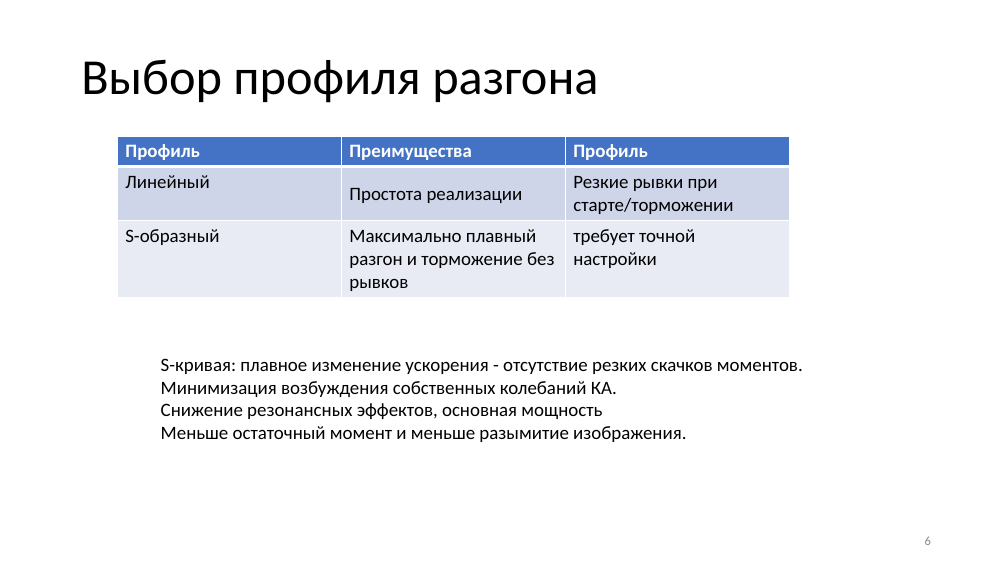
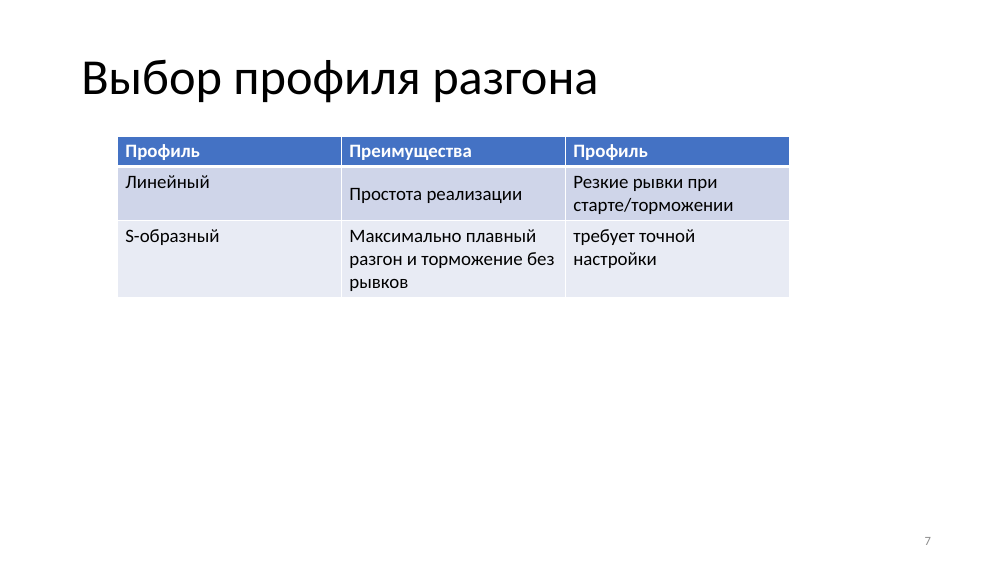
Before and after one commit to iliyars/reactive-moment-phd, a slide deck: slide 7 of Ppt/Белан ВКР.ppt (slide 6 before the commit). Drawn at 1008x567 pixels with LibreOffice and Linux fonts; fonts in the diff are those of the drawing. Boxes give left, top, right and bottom in pixels: in the first picture for what was removed or moved away, otherwise in the second. Text is boxed around its words. In the diff, an @@ line names an element or a change of style, - is before the commit and + after.

```diff
--- a/Ppt/Белан ВКР.ppt
+++ b/Ppt/Белан ВКР.ppt
@@ text removed at (x1=161, y1=358, x2=803, y2=442) @@
-S-кривая: плавное изменение ускорения - отсутствие резких скачков моментов.
-Минимизация возбуждения собственных колебаний КА.
-Снижение резонансных эффектов, основная мощность
-Меньше остаточный момент и меньше разымитие изображения.
@@ page number at (x1=925, y1=537, x2=931, y2=545): text changed @@
-6
+7
```
Also in this commit, not shown: 5 other slides changed, 5 slides added, 2 slides removed, 56 other files.
